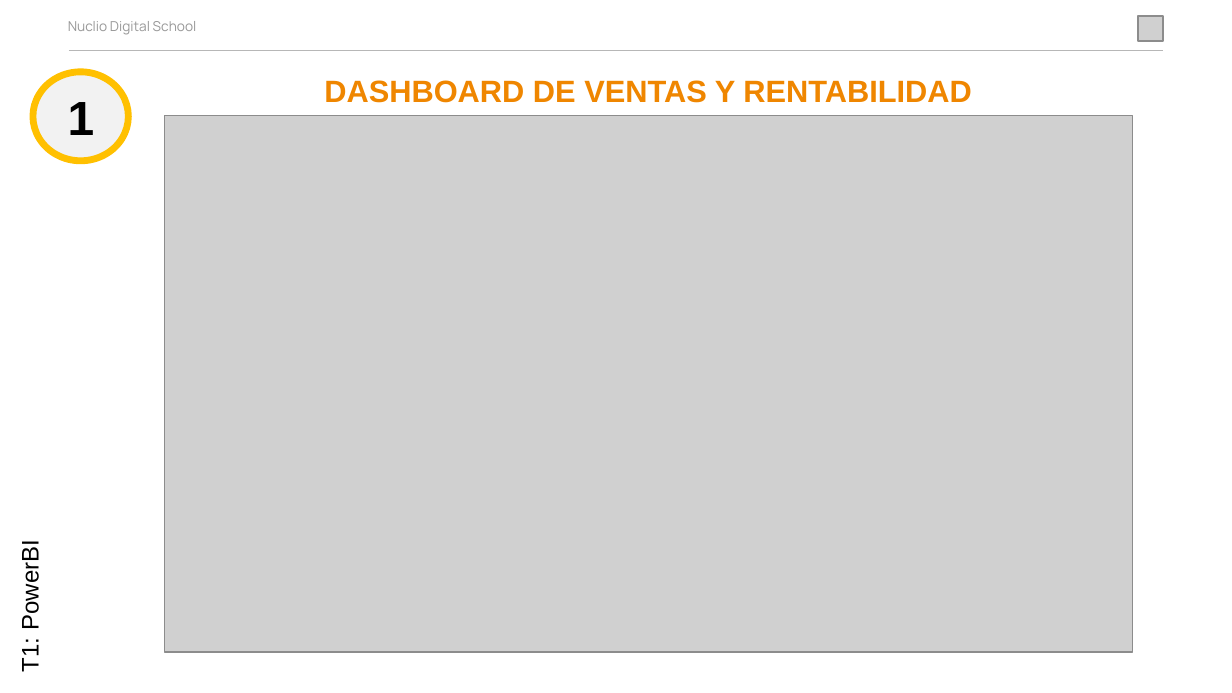
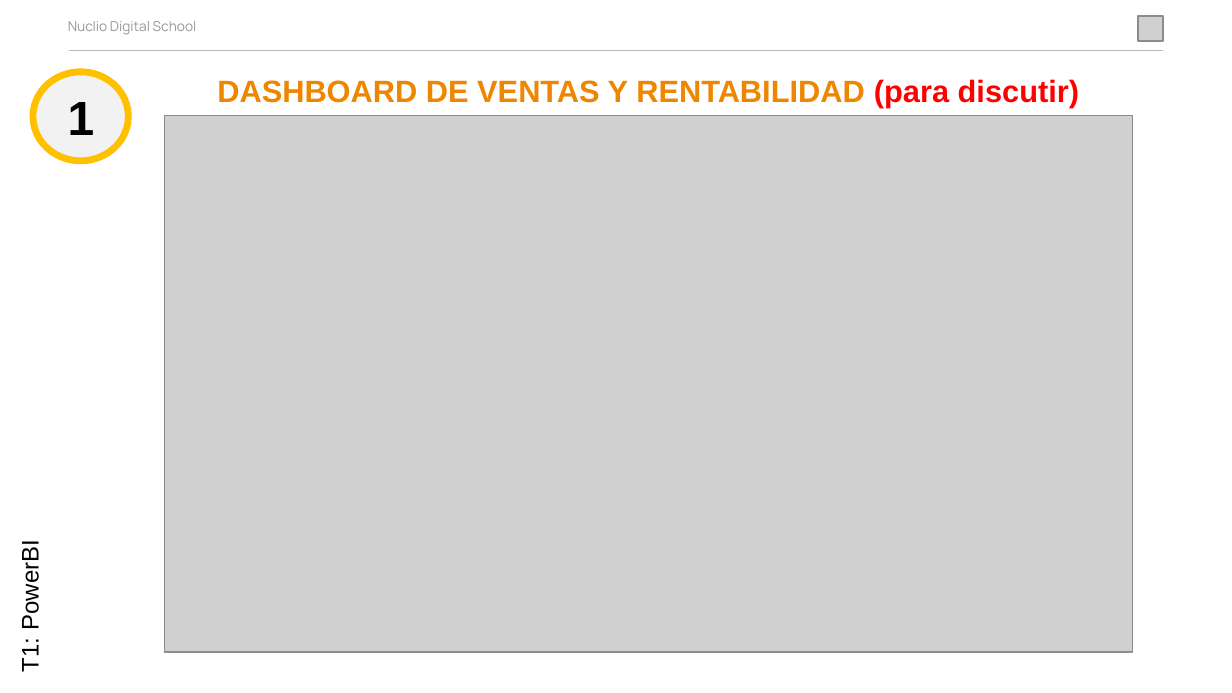
Before and after one commit to Enrique737/TFM_06, a slide deck: slide 6 of Documentación_General/PresentacionTFM_GEN_TEAM_00.pptx. Drawn at 1232x693 pixels with LibreOffice and Linux fonts; fonts in the diff are those of the drawing; grey boxes stand for pictures. Boxes give left, top, right and bottom in pixels: in the first picture for what was removed or moved away, otherwise in the second. Text is boxed around its words. In the diff, an @@ line names an element or a change of style, - is before the commit and + after.

```diff
--- a/Documentación_General/PresentacionTFM_GEN_TEAM_00.pptx
+++ b/Documentación_General/PresentacionTFM_GEN_TEAM_00.pptx
@@ text at (217, 79, 1079, 108): text changed @@
-DASHBOARD DE VENTAS Y RENTABILIDAD
+DASHBOARD DE VENTAS Y RENTABILIDAD (para discutir)
```
